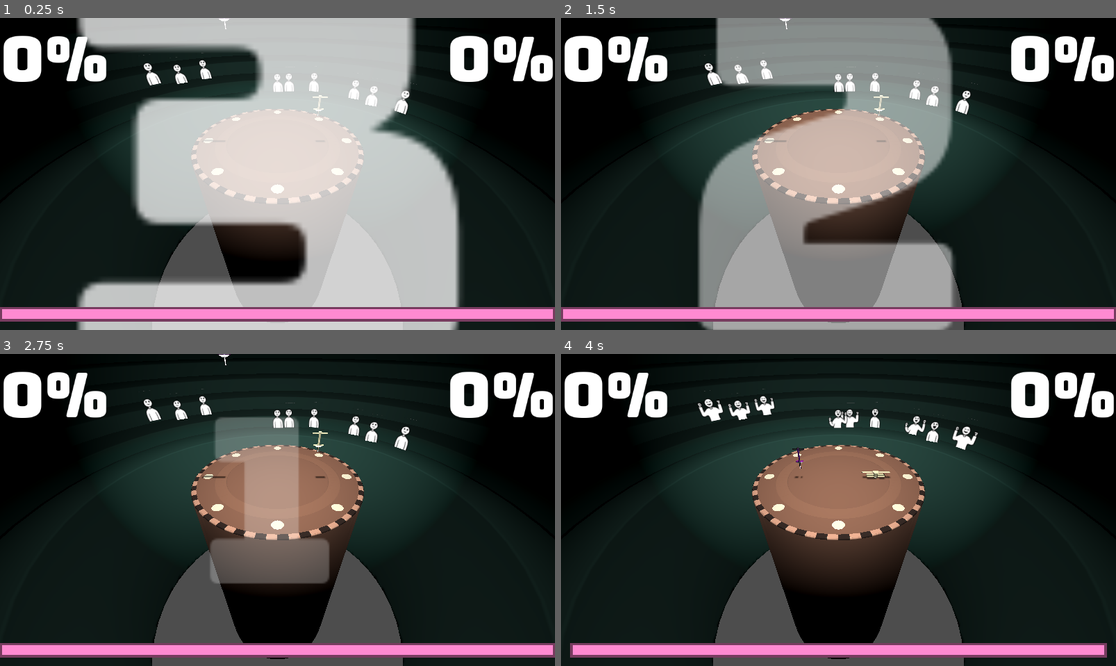
Above: before the commit, frames 1-4 (two rows, left to right).
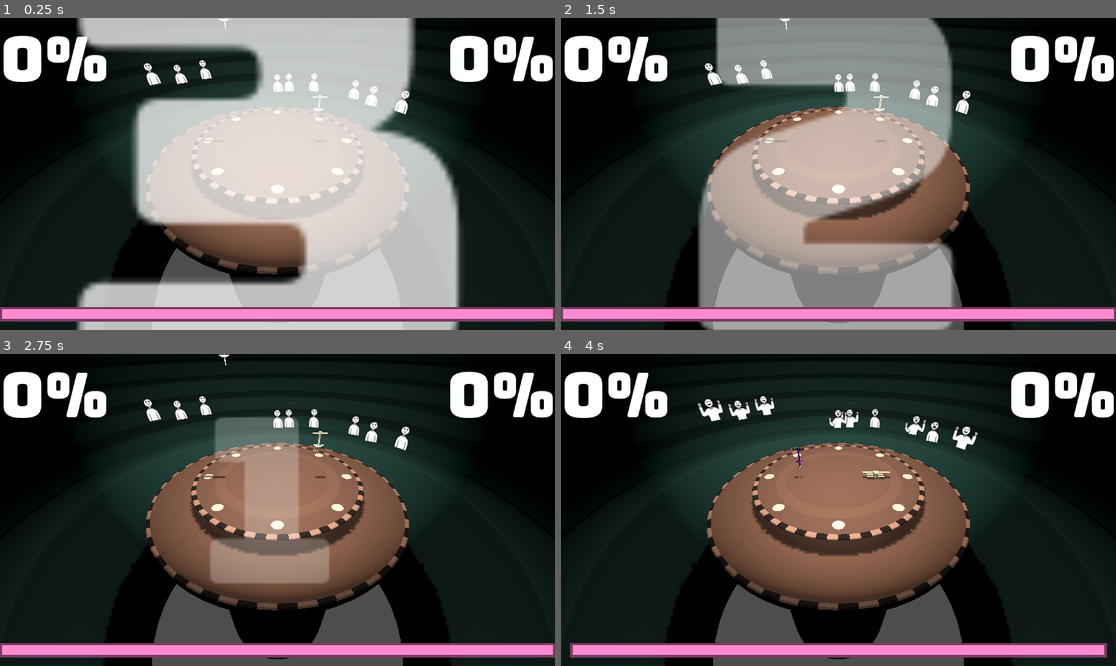
Above: after the commit, the same moments.

Repository: proximadams/Lucky-Erik-Alex-Jam-2025
Game: Godot game, scene res://Environments/Concert/Round3.tscn
Same seed, same stepped clock (60 frames per second), same inputs: the game is played once before the commit and once after it. This scene is started directly instead of the project's main scene. Sound files missing from this copy of the repository are replaced by a short silence.
Inputs:
- Up to frame 1 (0.25 s): no input
- Up to frame 2 (1.5 s): no input
- Up to frame 3 (2.75 s): no input
- Up to frame 4 (4 s): no input

The runs differ from the first frame. In frame 1, 5.6% of the frame differs, in the area x 20-74%, y 28-83%; in frame 2, 10%; in frame 3, 11%; in frame 4, 11%, in the area x 18-82%, y 28-100%.

Commit message:
adding platforms without animation or collision

Diff:
--- a/Environments/Concert/Round3.tscn
+++ b/Environments/Concert/Round3.tscn
@@ -1,12 +1,13 @@
-[gd_scene load_steps=12 format=3 uid="uid://cr6pp3n24feg4"]
+[gd_scene load_steps=13 format=3 uid="uid://cr6pp3n24feg4"]
 
 [ext_resource type="Script" path="res://world.gd" id="1_nq1y7"]
-[ext_resource type="PackedScene" path="res://UI/CountDown.tscn" id="2_omlaj"]
+[ext_resource type="PackedScene" uid="uid://dk1afjd68iofm" path="res://UI/CountDown.tscn" id="2_omlaj"]
 [ext_resource type="PackedScene" uid="uid://dojtvkjexrtqe" path="res://Environments/Hoodoo/SM_Skybox.fbx" id="3_6kc3c"]
 [ext_resource type="Texture2D" uid="uid://cwxodangmbk18" path="res://Environments/Hoodoo/T_Skybox.png" id="4_niowa"]
 [ext_resource type="PackedScene" uid="uid://c4yjmdym54n72" path="res://Player/player.tscn" id="5_e8qiw"]
-[ext_resource type="PackedScene" uid="uid://b3drgoqbior32" path="res://Environments/Concert/world_environment_concert.tscn" id="6_ylkp5"]
+[ext_resource type="PackedScene" path="res://Environments/Concert/world_environment_concert.tscn" id="6_ylkp5"]
 [ext_resource type="Theme" uid="uid://bdvq1nuj5gsiv" path="res://UI/Themes/LabelTheme.tres" id="7_g06of"]
+[ext_resource type="PackedScene" uid="uid://bv4rjs0p40v6x" path="res://Environments/Concert/SM_Platform01.fbx" id="8_opbj1"]
 
 [sub_resource type="CylinderShape3D" id="CylinderShape3D_phmpv"]
 height = 100.0
@@ -141,4 +142,20 @@
 grow_vertical = 0
 theme = SubResource("Theme_bk8hy")
 
+[node name="MovingPlatforms" type="Node3D" parent="."]
+
+[node name="SM_Platform01" parent="MovingPlatforms" instance=ExtResource("8_opbj1")]
+transform = Transform3D(3, 0, 0, 0, 3, 0, 0, 0, 3, 0, 27.9628, 0)
+
+[node name="SM_Platform02" parent="MovingPlatforms" instance=ExtResource("8_opbj1")]
+transform = Transform3D(-1.31134e-07, 0, 3, 0, 3, 0, -3, 0, -1.31134e-07, 0, 27.9628, 0)
+
+[node name="SM_Platform03" parent="MovingPlatforms" instance=ExtResource("8_opbj1")]
+transform = Transform3D(-3, 0, -2.62268e-07, 0, 3, 0, 2.62268e-07, 0, -3, 0, 27.9628, 0)
+
+[node name="SM_Platform04" parent="MovingPlatforms" instance=ExtResource("8_opbj1")]
+transform = Transform3D(-1.31134e-07, 0, -3, 0, 3, 0, 3, 0, -1.31134e-07, 0, 27.9628, 0)
+
+[node name="AnimationPlayer" type="AnimationPlayer" parent="MovingPlatforms"]
+
 [editable path="Floor/SM_Skybox"]
